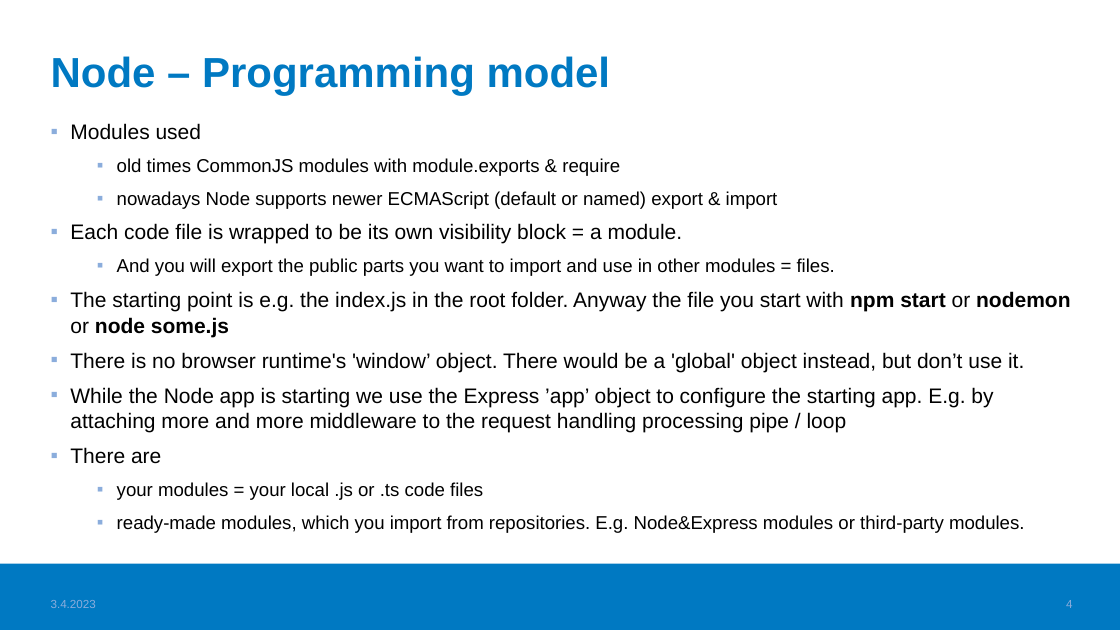
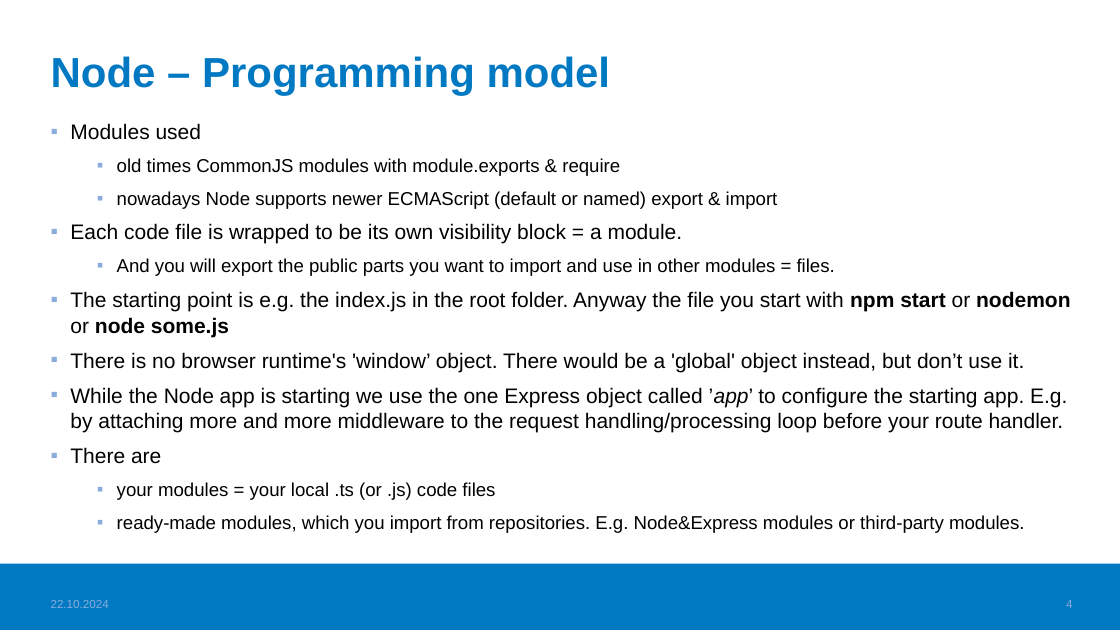
Before and after one commit to haagahelia/ohke-teknologiat, a slide deck: slide 4 of 05_es6_node/NodeJS_demo/02_nodejs/NodeJS.pptx. Drawn at 1120x630 pixels with LibreOffice and Linux fonts; fonts in the diff are those of the drawing; background and template pictures are left out. Boxes give left, top, right and bottom in pixels: in the first picture for what was removed or moved away, otherwise in the second. Text is boxed around its words. In the diff, an @@ line names an element or a change of style, - is before the commit and + after.

Commit message:
Upd docker info cmds, Node and Express information

```diff
--- a/05_es6_node/NodeJS_demo/02_nodejs/NodeJS.pptx
+++ b/05_es6_node/NodeJS_demo/02_nodejs/NodeJS.pptx
@@ text at [70, 387, 1067, 433]: text changed @@
-▪ While the Node app is starting we use the Express ’app’ object to configure the starting app. E.g. by attaching more and more middleware to the request handling processing pipe / loop
+▪ While the Node app is starting we use the one Express object called ’app’ to configure the starting app. E.g. by attaching more and more middleware to the request handling/processing loop before your route handler.
@@ text at [117, 482, 495, 500]: text changed @@
-  ▪ your modules = your local .js or .ts code files
+  ▪ your modules = your local .ts (or .js) code files
@@ text at [51, 600, 109, 608]: text changed @@
-3.4.2023
+22.10.2024
```
Also in this commit, not shown: 8 other slides changed, 6 other files.
